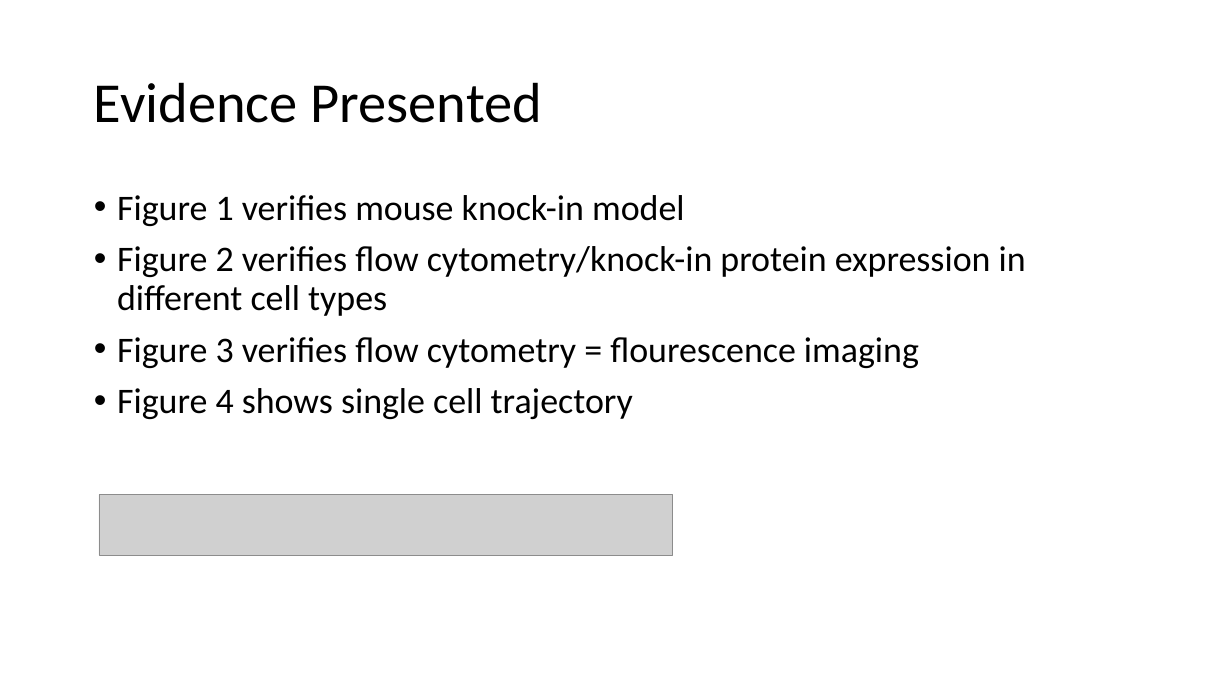
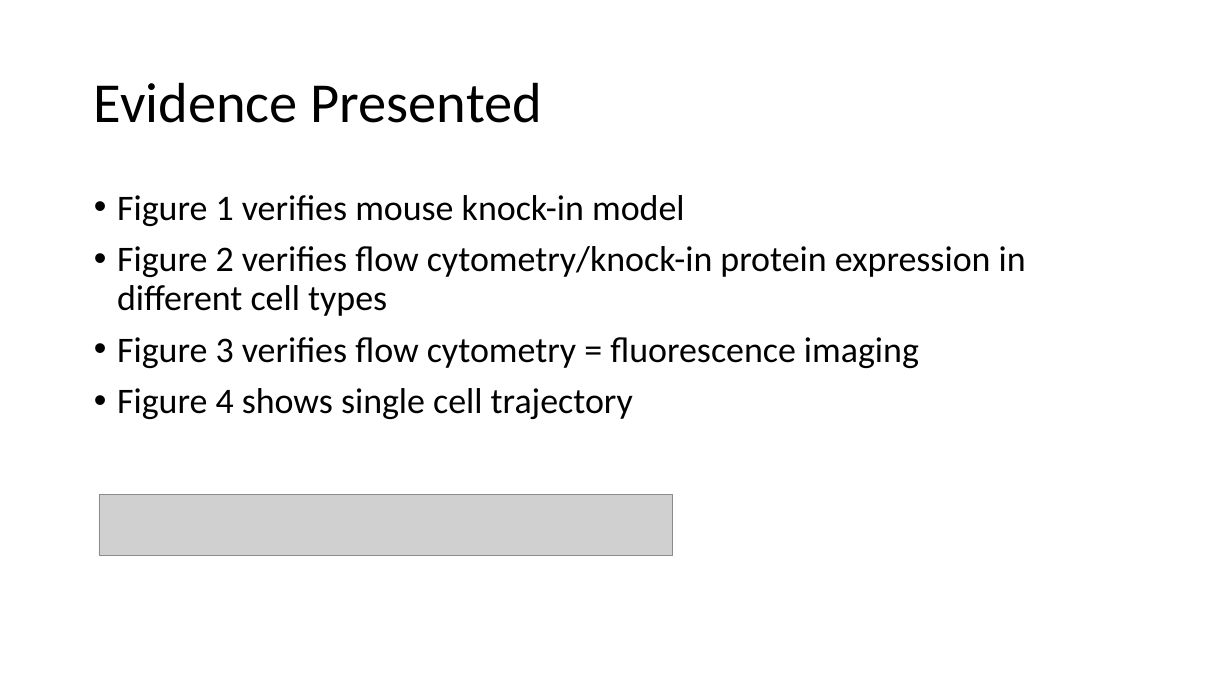
Before and after one commit to caleblareau/BST290-AdvCompBio, a slide deck: slide 26 of Presentations/LiveImage_Presentation.pptx (slide 25 before the commit). Drawn at 1232x693 pixels with LibreOffice and Linux fonts; fonts in the diff are those of the drawing; grey boxes stand for pictures. Boxes give left, top, right and bottom in pixels: in the first picture for what was removed or moved away, otherwise in the second. Text is boxed around its words. In the diff, an @@ line names an element or a change of style, - is before the commit and + after.

```diff
--- a/Presentations/LiveImage_Presentation.pptx
+++ b/Presentations/LiveImage_Presentation.pptx
@@ text at [117, 337, 919, 368]: text changed @@
-• Figure 3 verifies flow cytometry = flourescence imaging
+• Figure 3 verifies flow cytometry = fluorescence imaging
```
Also in this commit, not shown: 2 other slides changed, 6 slides added, 2 slides removed.
